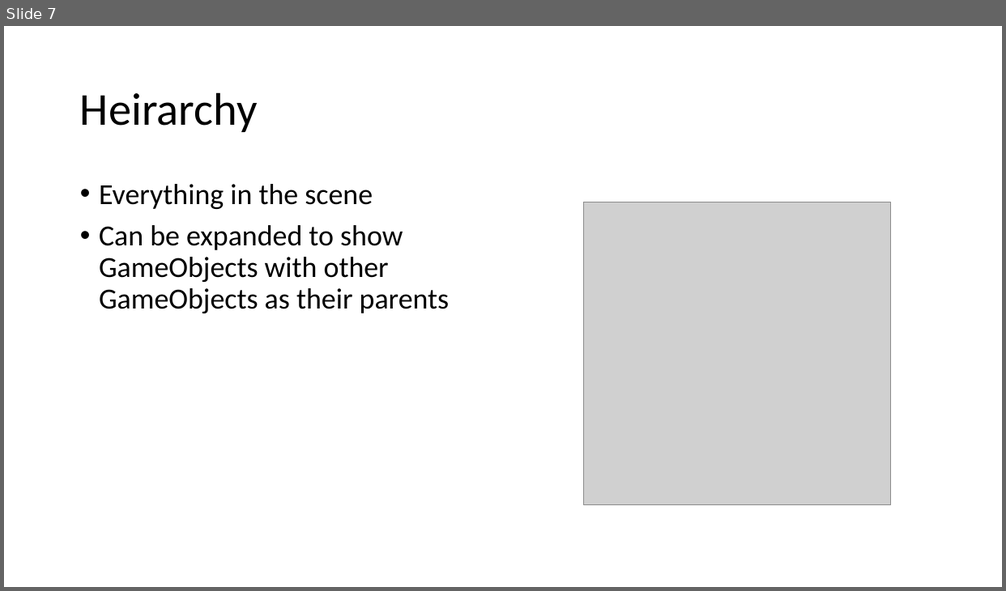
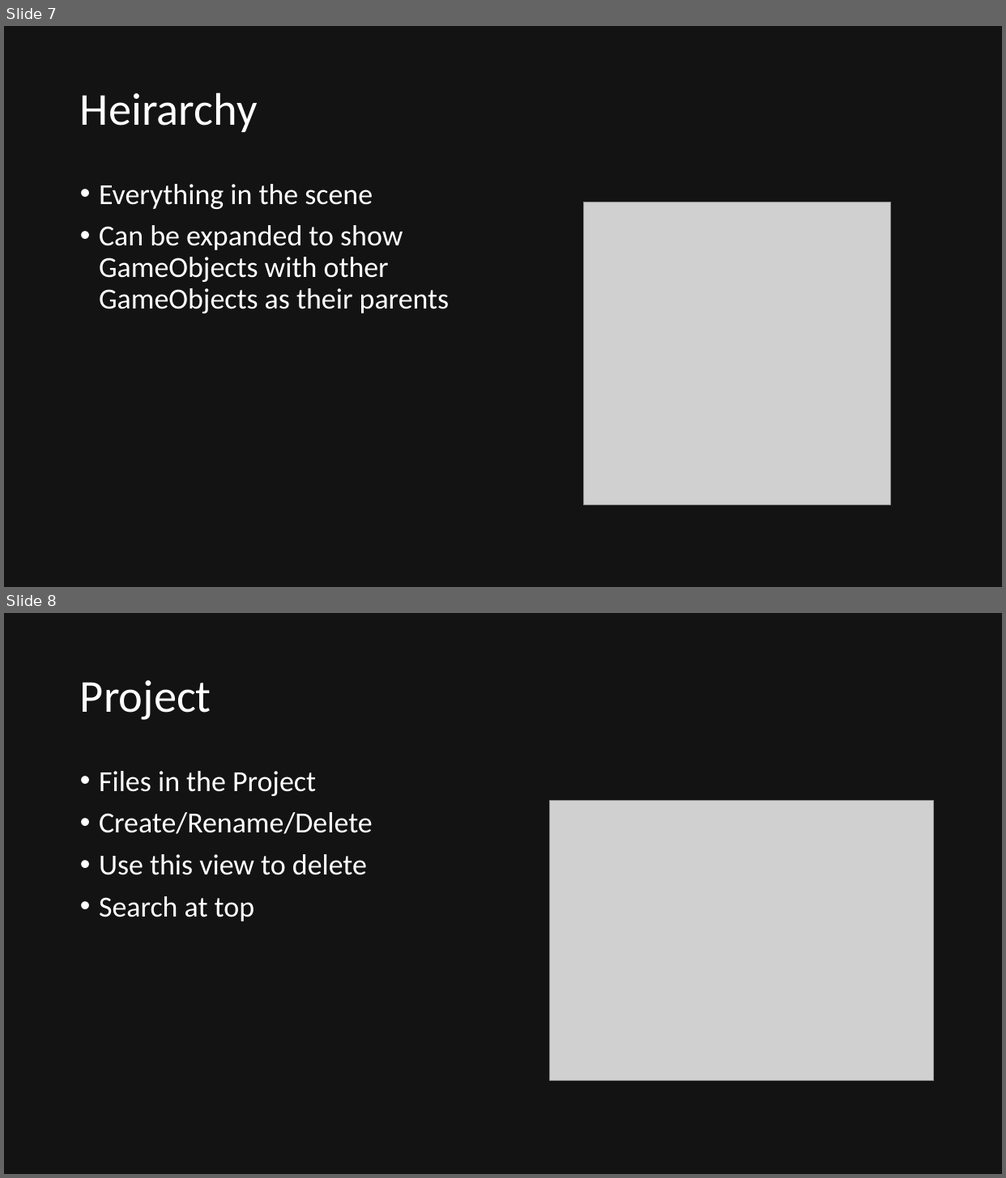
Before and after one commit to quandtm/UnitySTWorkshop, a slide deck: ST_Unity_101_Part1.pptx. Shown one above the other, each under a label of ours: slide 7 before the commit, slides 7 and 8 after it. The pictures are 1006x591 and 1006x1178 pixels, drawn with LibreOffice and Linux fonts; fonts in the diff are those of the drawing; grey boxes stand for pictures. Boxes give left, top, right and bottom in pixels: in the first picture for what was removed or moved away, otherwise in the second. Text is boxed around its words. In the diff, an @@ line names an element or a change of style, - is before the commit and + after.

```diff
--- a/ST_Unity_101_Part1.pptx
+++ b/ST_Unity_101_Part1.pptx
@@ slide 8 added at [4, 613, 1002, 1174], background #131313 @@
@@ title added at [80, 680, 211, 720], 44 pt, text #FFFFFF @@
+Project
@@ text added at [99, 771, 373, 922], 28 pt, text #FFFFFF @@
+• Files in the Project
+• Create/Rename/Delete
+• Use this view to delete
+• Search at top
@@ picture added at [550, 800, 933, 1080] @@
@@ slide 7 changed as well @@
@@ background #FFFFFF to #131313 @@
@@ title "Heirarchy" at [80, 92, 258, 132]: text colour #000000 to #FFFFFF @@
@@ text "Everything in the scene" at [99, 184, 450, 314]: text colour #000000 to #FFFFFF @@
```
Also in this commit, not shown: 30 other slides changed, 3 other slides added, 3 slides removed.
